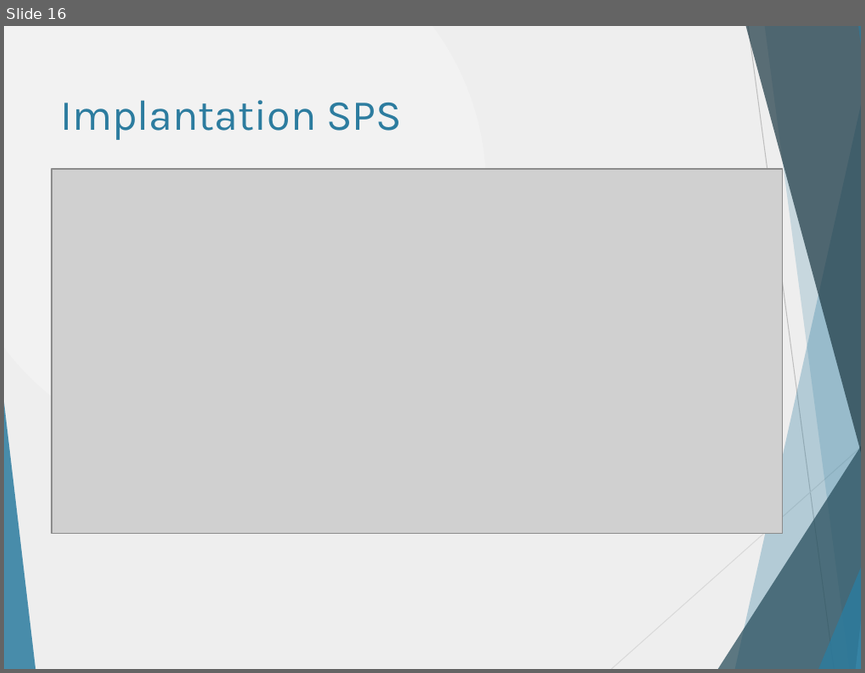
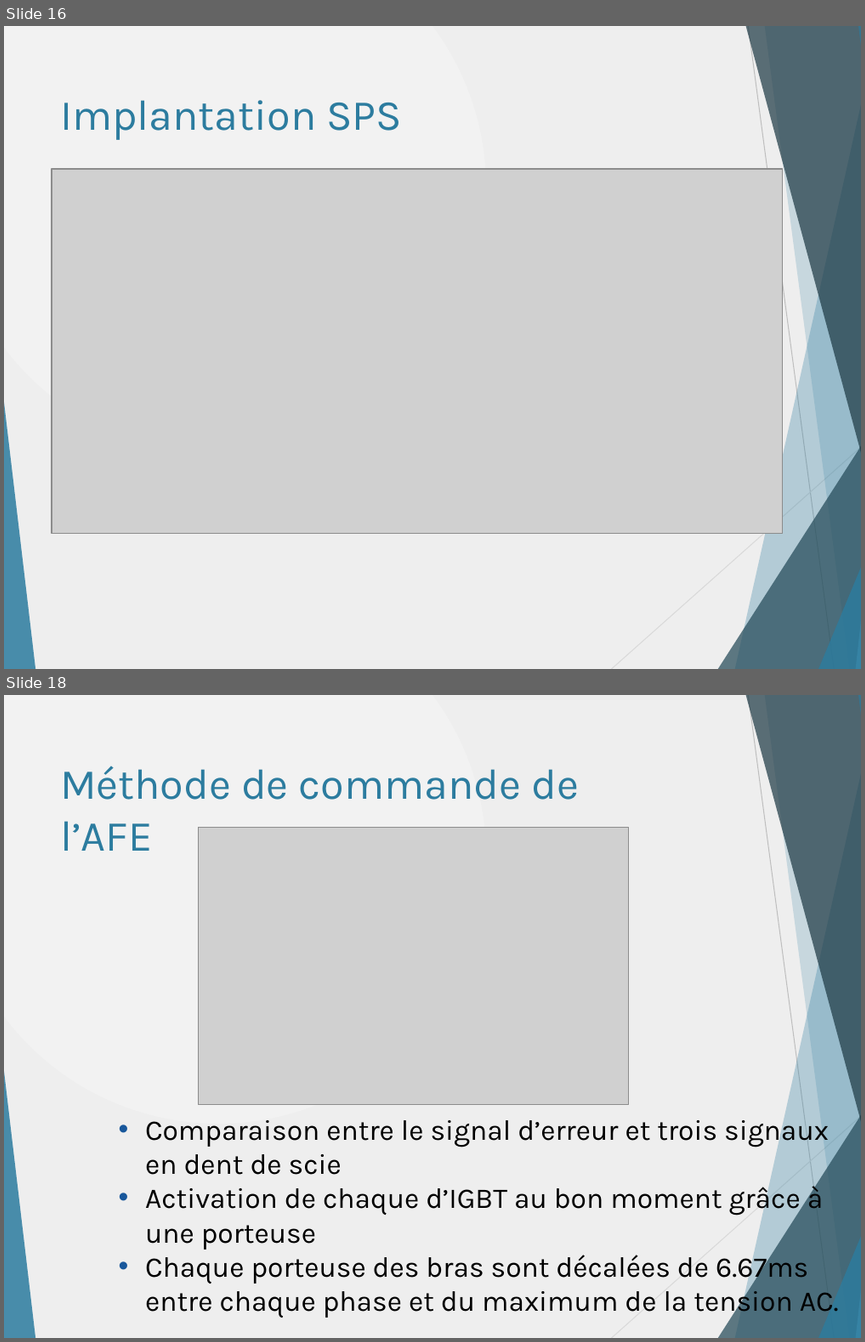
Before and after one commit to danthib76/DesignIV, a slide deck: Remise/Remise 2/Presentation1_corrigee_DT.pptx. Shown one above the other, each under a label of ours: slide 16 before the commit, slides 16 and 18 after it; the slides between them are not shown. The pictures are 865x673 and 865x1342 pixels, drawn with LibreOffice and Linux fonts; fonts in the diff are those of the drawing; grey boxes stand for pictures. Boxes give left, top, right and bottom in pixels: in the first picture for what was removed or moved away, otherwise in the second. Text is boxed around its words. In the diff, an @@ line names an element or a change of style, - is before the commit and + after.

```diff
--- a/Remise/Remise 2/Presentation1_corrigee_DT.pptx
+++ b/Remise/Remise 2/Presentation1_corrigee_DT.pptx
@@ slide 18 added at (x1=4, y1=695, x2=861, y2=1338), background gradient #F2F2F2 to #EEEEEE; not listed: 10 template elements that a slide beside it also shows @@
@@ title added at (x1=60, y1=766, x2=579, y2=851), 36 pt, text #2C7C9F @@
+Méthode de commande de l’AFE
@@ picture added at (x1=199, y1=827, x2=630, y2=1105) @@
@@ text added at (x1=145, y1=1113, x2=839, y2=1318), 24 pt, text #000000 @@
+  • Comparaison entre le signal d’erreur et trois signaux en dent de scie
+  • Activation de chaque d’IGBT au bon moment grâce à une porteuse
+  • Chaque porteuse des bras sont décalées de 6.67ms entre chaque phase et du maximum de la tension AC.
```
Also in this commit, not shown: 2 other slides added.
